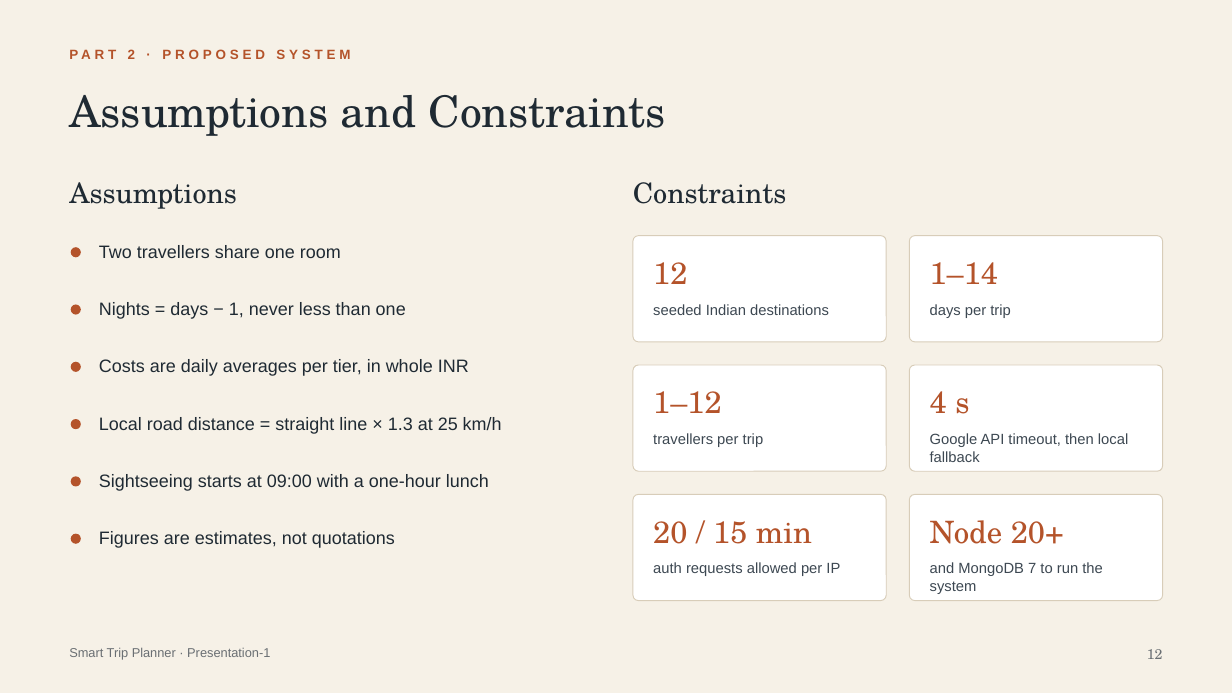
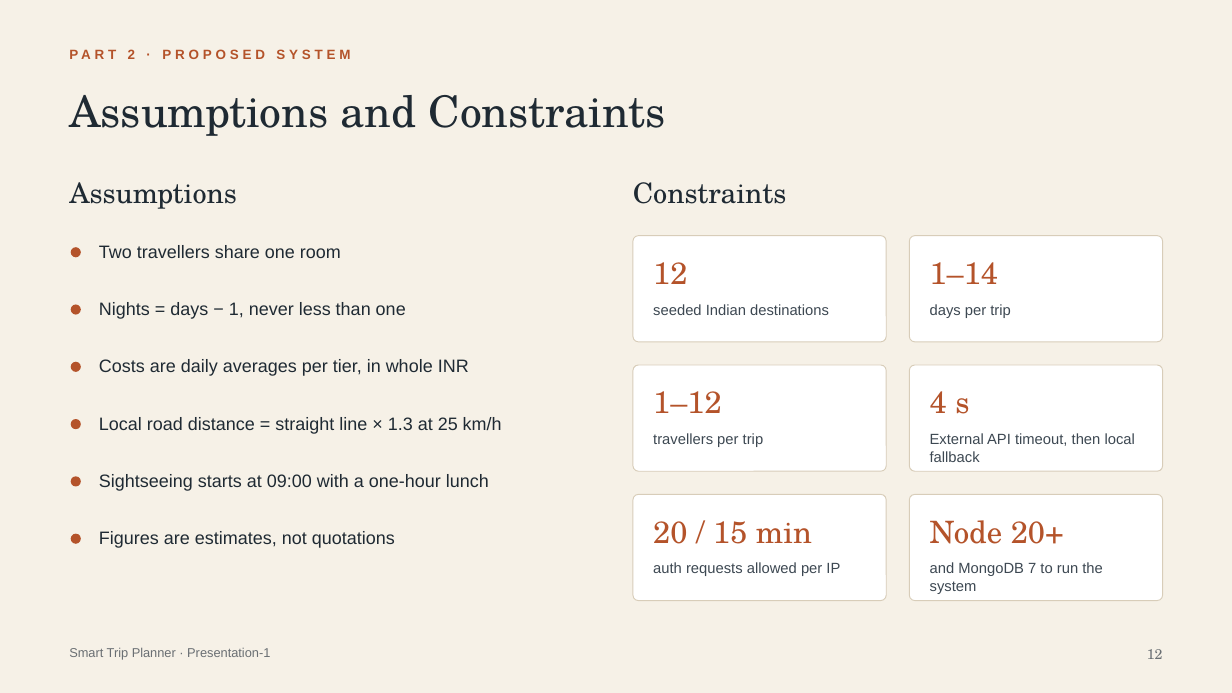
Before and after one commit to krishnakm143/smart-trip-planner, a slide deck: slide 12 of docs/Smart_Trip_Planner_Presentation1.pptx. Drawn at 1232x693 pixels with LibreOffice and Linux fonts; fonts in the diff are those of the drawing. Boxes give left, top, right and bottom in pixels: in the first picture for what was removed or moved away, otherwise in the second. Text is boxed around its words. In the diff, an @@ line names an element or a change of style, - is before the commit and + after.

```diff
--- a/docs/Smart_Trip_Planner_Presentation1.pptx
+++ b/docs/Smart_Trip_Planner_Presentation1.pptx
@@ text at <box>930,433,1135,462</box>: text changed @@
-Google API timeout, then local fallback
+External API timeout, then local fallback
```
Also in this commit, not shown: 12 other slides changed, 24 other files.
